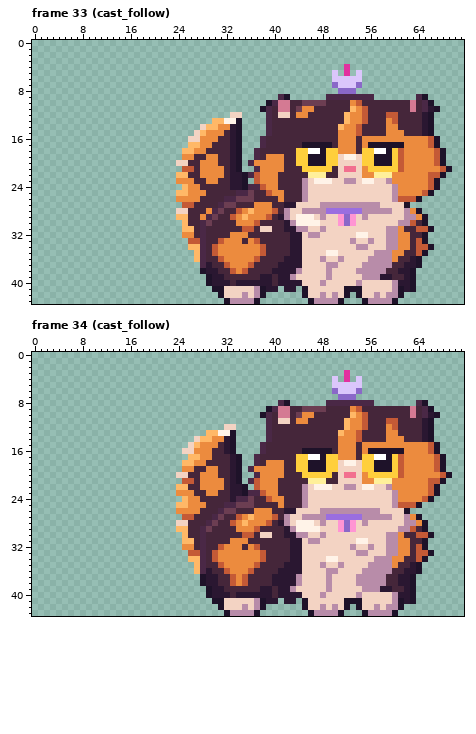
Pixel-art file, stored at assets/source/characters/donut/donut_h40_missile.ase. That is the earlier state.
72x44 pixels, 48 frames. Shown: frame 33 (cast_follow), frame 34 (cast_follow). The commit also changed other frames, which this record leaves out.
The result:
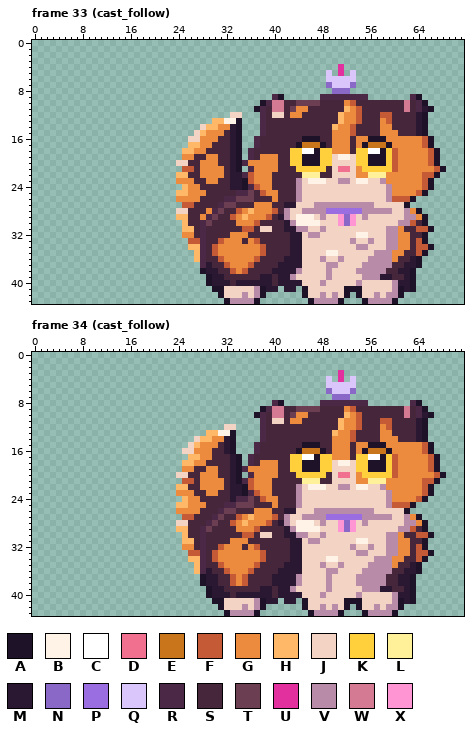
Palette (. is transparent): A #1e1229  B #fff3e8  C #ffffff  D #f2708f  E #c8751c  F #c45a36  G #ec8b3e  H #ffb867  J #f3d3c3  K #ffcf3c  L #fff09a  M #2a1731  N #8a68c8  P #9a6ee0  Q #dbc6fb  R #4a2846  S #45263a  T #6c3e52  U #e2309f  V #b88ca9  W #d47a93  X #ff95d3
Diff:
--- frame 33 (cast_follow), layers "gear", "face", "head"
@@ x 33..71 @@
  3 .......................................
- 4 ...................U...................
- 5 .................Q.U.Q.................
- 6 .................QQQQQ.................
- 7 .................NQQQN.................
- 8 ..................NNN..................
- 9 ........RA......RRRRRRRR.......RA......
-10 ......ARWWSSTTTTSSSSGFSSSSSSSSWSRA.....
-11 .....ARSWWSTGGSSSSSSHGFSSSSSSSWSRMA....
-12 JJ....RSJJSGGSSSSSSHGGFSSSFFSSSSMA.....
-13 BA....RSSSSSSSSSSSSHGGFSSSGFSSSSMA.....
-14 MA....RSSSSSSSSSSSHGGFSSSSGGSSSSMA.....
-15 MA....RSSSSSSSSSSSGGGFSSSSGGGSSSMA.....
-16 MA...RSSSSSSSSSSSSGGGSGGGGGGGGGGGFA....
-17 MA...RSSSSSSAAAAASGGGSGAAAAAAGGGGFA....
-18 MA..RSSSSSSKKCCAKKGGGSKKCCAKFGGGGGFA...
-19 MA..RSGGGSSKKAAAKKJBBJKKAAAKFGGGGGFA...
-20 MA.RGGGGGSSKKAAAKKJJJJKKAAAKFGGGGGFA...
-21 MA..RGGGGSSSKKKKKSJDDJGKKKKKFGGGGGGFA..
-22 MMARFGGGSSSSSLLLSSJJJJGGLLLGGGGGGFFA...
-23 MMA.FGGGSSSSVJBBBJJVVJBBJJVGGGGGGFA....
-24 MMARRFGGSSSSVJJJJJJJJJJJJJJVGGGGGFA....
-25 SRRTSSFGGSSSVJJJJJJJJJJJJJJVGGGGFA.....
-26 RTTTSSSSGSSSVJJJJJJJJJJJJJJVFFFA.......
-27 TSSSGGGSSMMJJJJVVVVVVVVVVJJJJA.........
+ 4 ..................U....................
+ 5 ................Q.U.Q..................
+ 6 ................QQQQQ..................
+ 7 ................NQQQN..................
+ 8 .................NNN...................
+ 9 .......RA......RRRRRRRR.......RA.......
+10 .....ARWWSSTTTTSSSSGFSSSSSSSSWSRA......
+11 ....ARSWWSTGGSSSSSSHGFSSSSSSSWSRMA.....
+12 JJ...RSJJSGGSSSSSSHGGFSSSFFSSSSMA......
+13 BA...RSSSSSSSSSSSSHGGFSSSGFSSSSMA......
+14 MA...RSSSSSSSSSSSHGGFSSSSGGSSSSMA......
+15 MA...RSSSSSSSSSSSGGGFSSSSGGGSSSMA......
+16 MA..RSSSSSSSAAASSGGGSGGAAAGGGGGGFA.....
+17 MA..RSSSSSSAEEEASGGGSGAEEEAGGGGGFA.....
+18 MA.RSSSSSSKKCCAKKGGGSKKCCAKFGGGGGFA....
+19 MA.RSGGGSSKKAAAKKJBBJKKAAAKFGGGGGFA....
+20 MARGGGGGSSKKAAAKKJJJJKKAAAKFGGGGGFA....
+21 MA.RGGGGSSSKKKKKSJDDJGKKKKKFGGGGGGFA...
+22 MMRFGGGSSSSSLLLSSJJJJGGLLLGGGGGGFFA....
+23 MMAFGGGSSSSVJBBBJJVVJBBJJVGGGGGGFA.....
+24 MMARFGGSSSSVJJJJJJJJJJJJJJVGGGGGFA.....
+25 SRRTSFGGSSSVJJJJJJJJJJJJJJVGGGGFA......
+26 RTTTSSSGSSSVJJJJJJJJJJJJJJVFFFA........
+27 TSSSGGGSSMMJJJVVVVVVVVVVJJJJJA.........
 28 SFGHGGGFSVJJVVVVPPPPPPVVVVVJJVGA.......
--- frame 34 (cast_follow), layers "gear", "face", "head"
@@ x 33..71 @@
  2 .......................................
- 3 ...................U...................
- 4 .................Q.U.Q.................
- 5 .................QQQQQ.................
- 6 .................NQQQN.................
- 7 ..................NNN..................
- 8 ........RA......RRRRRRRR.......RA......
- 9 ......ARWWSSTTTTSSSSGFSSSSSSSSWSRA.....
-10 .....ARSWWSTGGSSSSSSHGFSSSSSSSWSRMA....
-11 ......RSJJSGGSSSSSSHGGFSSSFFSSSSMA.....
-12 J.....RSSSSSSSSSSSSHGGFSSSGFSSSSMA.....
-13 A.....RSSSSSSSSSSSHGGFSSSSGGSSSSMA.....
-14 A.....RSSSSSSSSSSSGGGFSSSSGGGSSSMA.....
-15 A....RSSSSSSSSSSSSGGGSGGGGGGGGGGGFA....
-16 A....RSSSSSSAAAAASGGGSGAAAAAAGGGGFA....
-17 MA..RSSSSSSKKCCAKKGGGSKKCCAKFGGGGGFA...
-18 MA..RSGGGSSKKAAAKKJBBJKKAAAKFGGGGGFA...
-19 MA.RGGGGGSSKKAAAKKJJJJKKAAAKFGGGGGFA...
-20 MA..RGGGGSSSKKKKKSJDDJGKKKKKFGGGGGGFA..
-21 MA.RFGGGSSSSSLLLSSJJJJGGLLLGGGGGGFFA...
-22 MMA.FGGGSSSSVJBBBJJVVJBBJJVGGGGGGFA....
-23 MMARRFGGSSSSVJJJJJJJJJJJJJJVGGGGGFA....
-24 MRRTSSFGGSSSVJJJJJJJJJJJJJJVGGGGFA.....
-25 RTTTSSSSGSSSVJJJJJJJJJJJJJJVFFFA.......
-26 TSSSGGGSSMMJJJJVVVVVVVVVVJJJJA.........
+ 3 ..................U....................
+ 4 ................Q.U.Q..................
+ 5 ................QQQQQ..................
+ 6 ................NQQQN..................
+ 7 .................NNN...................
+ 8 .......RA......RRRRRRRR.......RA.......
+ 9 .....ARWWSSTTTTSSSSGFSSSSSSSSWSRA......
+10 ....ARSWWSTGGSSSSSSHGFSSSSSSSWSRMA.....
+11 .....RSJJSGGSSSSSSHGGFSSSFFSSSSMA......
+12 J....RSSSSSSSSSSSSHGGFSSSGFSSSSMA......
+13 A....RSSSSSSSSSSSHGGFSSSSGGSSSSMA......
+14 A....RSSSSSSSSSSSGGGFSSSSGGGSSSMA......
+15 A...RSSSSSSSAAASSGGGSGGAAAGGGGGGFA.....
+16 A...RSSSSSSAEEEASGGGSGAEEEAGGGGGFA.....
+17 MA.RSSSSSSKKCCAKKGGGSKKCCAKFGGGGGFA....
+18 MA.RSGGGSSKKAAAKKJBBJKKAAAKFGGGGGFA....
+19 MARGGGGGSSKKAAAKKJJJJKKAAAKFGGGGGFA....
+20 MA.RGGGGSSSKKKKKSJDDJGKKKKKFGGGGGGFA...
+21 MARFGGGSSSSSLLLSSJJJJGGLLLGGGGGGFFA....
+22 MMAFGGGSSSSVJBBBJJVVJBBJJVGGGGGGFA.....
+23 MMARFGGSSSSVJJJJJJJJJJJJJJVGGGGGFA.....
+24 MRRTSFGGSSSVJJJJJJJJJJJJJJVGGGGFA......
+25 RTTTSSSGSSSVJJJJJJJJJJJJJJVFFFA........
+26 TSSSGGGSSMMJJJVVVVVVVVVVJJJJJA.........
 27 SFGHGGGFSVJJVVVVPPPPPPVVVVVJJVGA.......
Changed places in both pictures, as pixel boxes (x1, y1, x2, y2):
changed: (242, 64, 452, 208)
changed: (242, 370, 452, 514)
